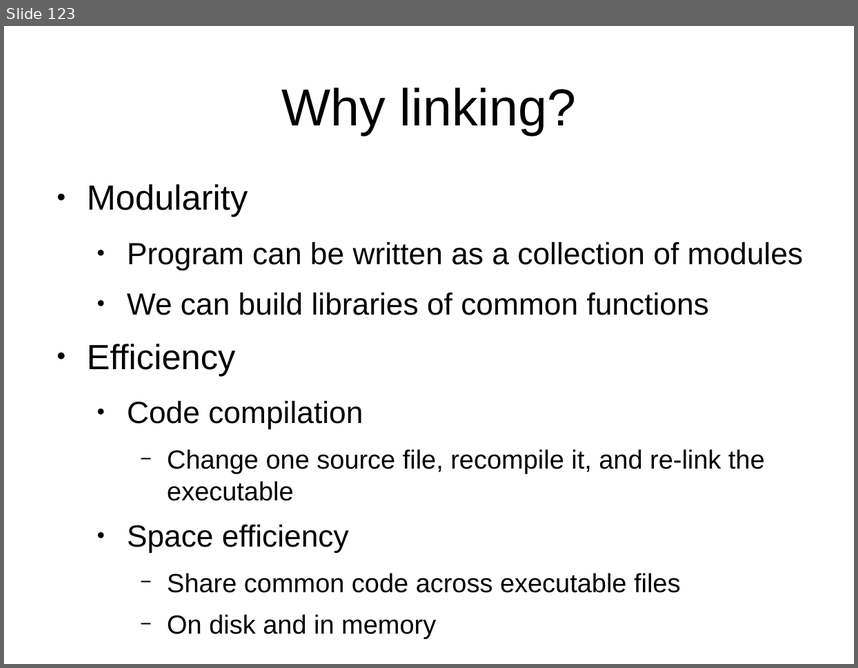
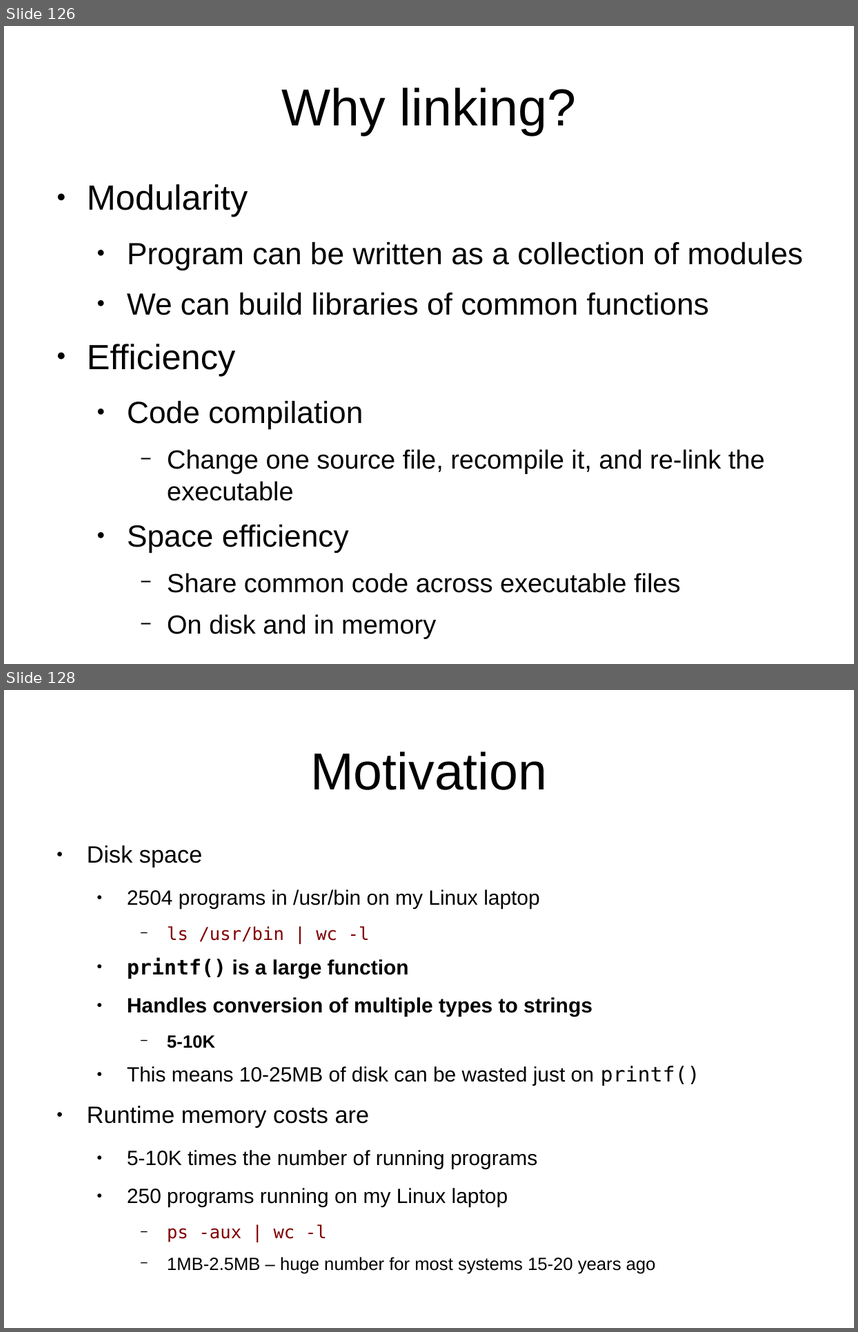
Before and after one commit to antonburtsev/cs3810, a slide deck: lectures/lecture04-mips/lecture-04-mips.odp. Shown one above the other, each under a label of ours: slide 123 before the commit, slides 126 and 128 after it; the slides between them are not shown. The pictures are 858x668 and 858x1332 pixels, drawn with LibreOffice and Linux fonts; fonts in the diff are those of the drawing. Boxes give left, top, right and bottom in pixels: in the first picture for what was removed or moved away, otherwise in the second. Text is boxed around its words. In the diff, an @@ line names an element or a change of style, - is before the commit and + after.

```diff
--- a/lectures/lecture04-mips/lecture-04-mips.odp
+++ b/lectures/lecture04-mips/lecture-04-mips.odp
@@ slide 128 added at (4, 690, 854, 1328), background #FFFFFF @@
@@ title added at (310, 751, 547, 790), 44 pt, text #000000 @@
+Motivation
@@ text added at (87, 845, 700, 1274), 17.5 pt, text #000000 @@
+● Disk space
+  ● 2504 programs in /usr/bin on my Linux laptop
+    − ls /usr/bin | wc -l
+  ● printf() is a large function
+  ● Handles conversion of multiple types to strings
+    − 5-10K
+  ● This means 10-25MB of disk can be wasted just on printf()
+● Runtime memory costs are
+  ● 5-10K times the number of running programs
+  ● 250 programs running on my Linux laptop
+    − ps -aux | wc -l
+    − 1MB-2.5MB – huge number for most systems 15-20 years ago
@@ what was slide 123 is now slide 126 @@
```
Also in this commit, not shown: 1 slide changed, 22 other slides added, 3 slides removed, 1 other file.
